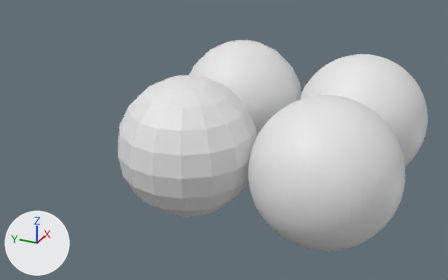
Before and after pictures for a commit that changed the Blender file Assets/spheres.blend.
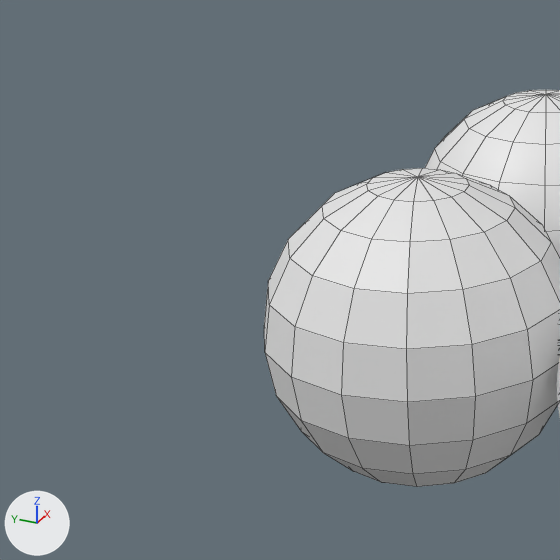
Each version appears first whole from a 50 mm lens placed at (-7.07, -3.74, 3.73), pointed at (0.93, -0.14, -0.27), and next in a close-up on the part from 0% to 56% of the width and 0% to 89% of the height. The lights are fixed; the arrows at lower left show +X, +Y and +Z. The close-ups show mesh edges as thin lines.
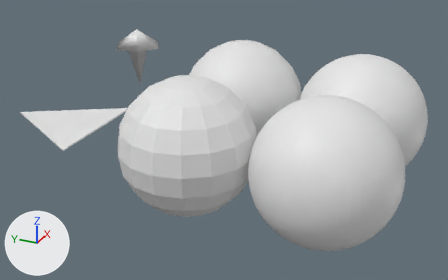
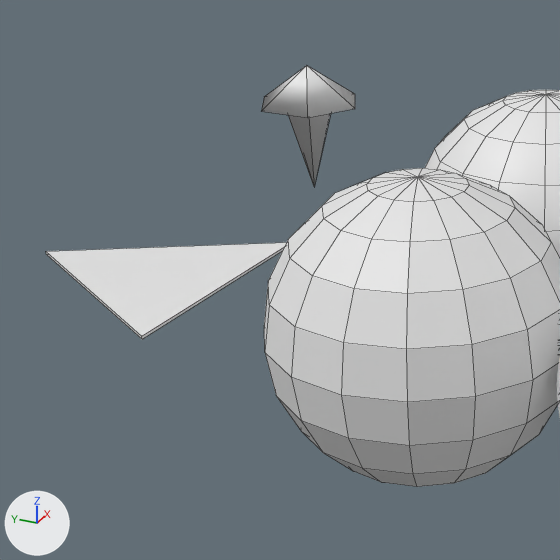
The change, as a list of edits to the scene's bpy script:
```text
Add me_circle_001:
    me_circle_001.from_pydata([(0.0, 0.21, 2.12), (-0.18, 0.11, 2.12), (-0.18, -0.11, 2.12), (0.0, -0.21, 2.12), (0.18, -0.11, 2.12), (0.18, 0.11, 2.12), (0.0, 0.41, 2.12), (-0.36, 0.21, 2.12), (-0.36, -0.21, 2.12), (0.0, -0.41, 2.12), (0.36, -0.21, 2.12), (0.36, 0.21, 2.12), (0.0, 0.0, 3.0), (0.0, 0.0, 0.0)], [], [(4, 3, 9, 10), (2, 1, 7, 8), (5, 4, 10, 11), (3, 2, 8, 9), (1, 0, 6, 7), (0, 5, 11, 6), (11, 10, 12), (9, 8, 12), (7, 6, 12), (6, 11, 12), (10, 9, 12), (8, 7, 12), (3, 4, 13), (1, 2, 13), (4, 5, 13), (2, 3, 13), (0, 1, 13), (5, 0, 13)])
Add me_circle:
    me_circle.from_pydata([(0.0, 1.0, 0.0), (-0.87, -0.5, 0.0), (0.87, -0.5, 0.0), (0.0, 1.0, 0.02), (-0.87, -0.5, 0.02), (0.87, -0.5, 0.02)], [], [(1, 0, 2), (4, 5, 3), (2, 0, 3, 5), (1, 2, 5, 4), (0, 1, 4, 3)])
Add ob_vector:
    ob_vector = bpy.data.objects.new('Vector', me_circle_001)
    ob_vector.location = (2.0, 2.0, 0.0)
    ob_vector.scale = (1.0, 1.0, 0.334)
Add ob_triangle:
    ob_triangle = bpy.data.objects.new('Triangle', me_circle)
    ob_triangle.location = (0.0, 2.0, 0.0)
```

Where the change shows, as pixel boxes [x1, y1, x2, y2] in the close-ups (560 x 560 px):
'Triangle', added
    after: [46, 243, 286, 339]
'Vector', added
    after: [261, 66, 355, 187]
